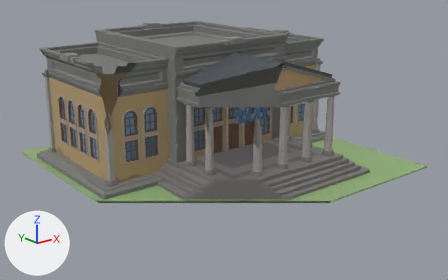
What one commit did to the glTF model packages/client/public/assets/models/buildings/bank.glb.
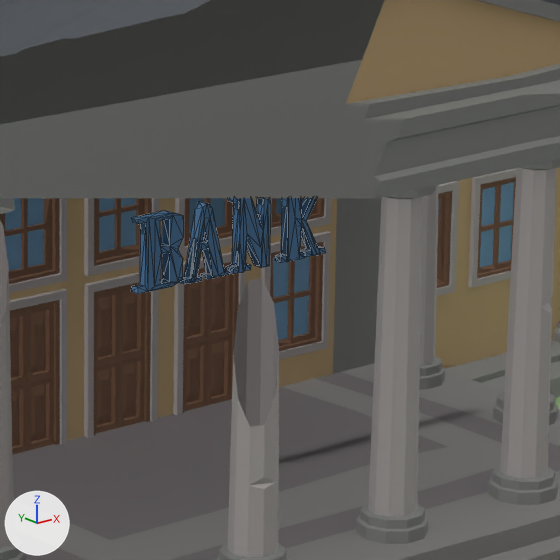
Each version is shown whole from a 50 mm lens placed at (-39.98, -51.23, 22.59), pointed at (-0.21, -1.51, 2.71), then close up on the part from 47% to 70% of the width and 26% to 62% of the height. Every picture has the same lights, and +X, +Y and +Z are marked at lower left. The first two pictures are the older version. The close-ups show mesh edges as thin lines. Everything nearer to the camera than a plane just in front of the edit is cut away. Vertices at exactly the same position are counted once.

In view in the first close-up: 'Bank_Main', 'Bank_Sign' and 1 more.
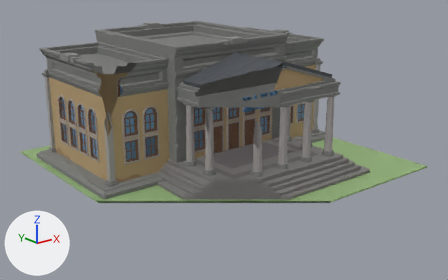
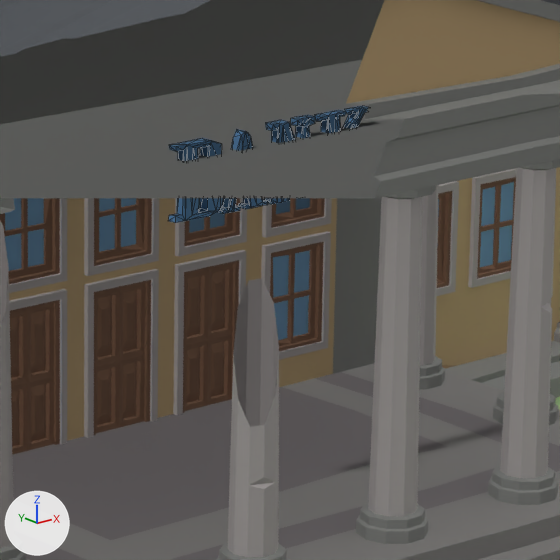
What differs and where, as boxes (x1, y1, x2, y2) in the close-ups (560 x 560 px):
'Bank_Sign', moved: before (131, 198, 326, 294); after (169, 106, 368, 223)

The change, as a diff of the scene's bpy script:
```diff
--- a/packages/client/public/assets/models/buildings/bank.glb.py
+++ b/packages/client/public/assets/models/buildings/bank.glb.py
@@ me_mesh_001 @@
 # used by ob_bank_sign; location = (0.0, 0.0, 0.15)
-me_mesh_001.from_pydata(...)  # 275 vertices, 546 faces; spans x -2.3..2.3, y -6.12..-5.88, z 5.65..7.09
+me_mesh_001.from_pydata(...)  # 275 vertices, 546 faces; spans x -2.3..2.3, y -7.12..-6.88, z 7.15..8.59
+# me_mesh_001 part 1: the whole mesh is moved by (0.0, -1.0, 1.5)
 me_mesh_001.materials.append(mat_heistatlas)
```
